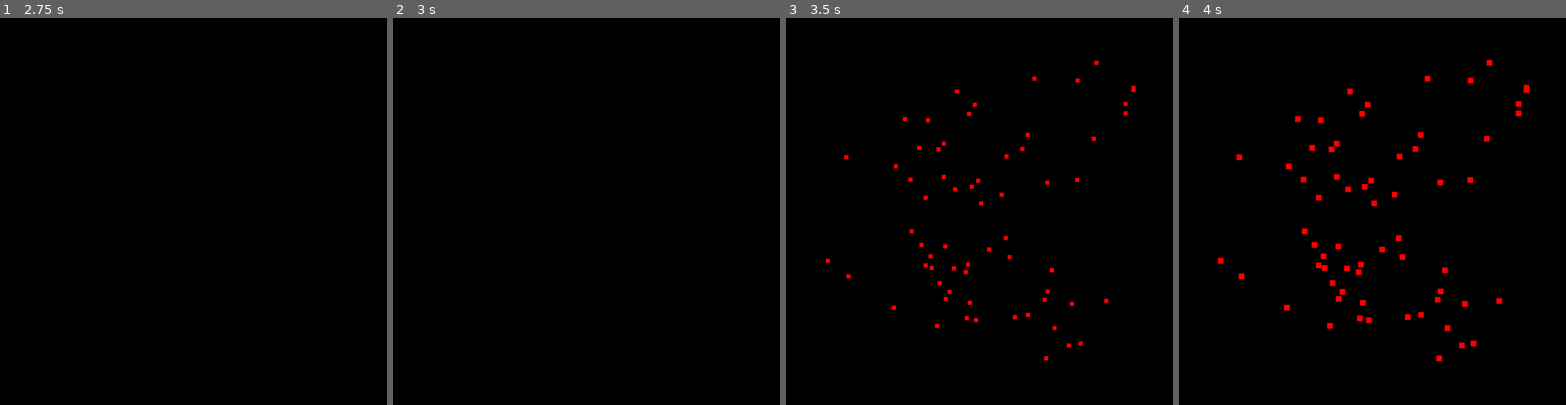
Above: before the commit, frames 1-4 (left to right).
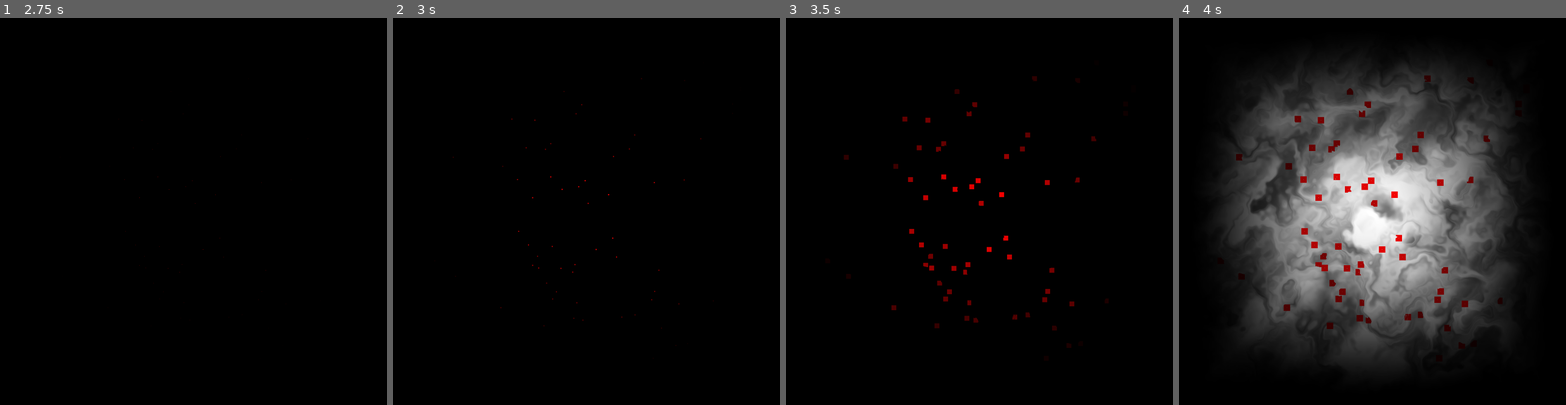
Above: after the commit, the same moments.

Repository: MichaelReel/ShaderChain
Game: Godot game, scene res://compact_scenes/click_advance_02/ClickAdvance02.tscn
Two runs of this game, one before a commit and one after it. Both use one fixed random seed, a clock stepped at 60 frames per second and the inputs below. The engine's default icon, where the game draws it, is replaced by a stand-in: a white triangle on a blue panel in a dark square.
Inputs (mouse positions are in pixels of both pictures, inside the frame that each line leads up to):
- Up to frame 1 (2.75 s): tap Enter at 0.5, 2 s; move the mouse to (278, 192) at 0.52 s; click (278, 192) at 0.67 s; tap Space at 1.25 s; move the mouse to (116, 230) at 1.27 s; click (116, 230) at 1.42 s; move the mouse to (232, 126) at 2.02 s; click (232, 126) at 2.17 s
- Up to frame 2 (3 s): tap Space at 2.75 s; move the mouse to (567, 288) at 2.77 s; click (567, 288) at 2.92 s
- Up to frame 3 (3.5 s): no input
- Up to frame 4 (4 s): move the mouse to (1488, 269) at 3.52 s; click (1488, 269) at 3.67 s

Frame 1 is identical in both runs. In frame 2, less than 0.1% of the frame differs, in the area x 10-90%, y 11-88%; in frame 3, 1.0%; in frame 4, 49%, in the area x 10-91%, y 10-90%.

Commit message:
Added a merge test and played with the fill a bit

Diff:
--- a/compact_scenes/click_advance_02/ClickAdvance.gd
+++ b/compact_scenes/click_advance_02/ClickAdvance.gd
@@ -18,10 +18,18 @@
 	{
 		"root": $Flooding/PuddleFiller,
 		"texture": "depression_points",
-		"capture": "puddles",
+		"shader_textures": {"height_map": "height_adjust"},
 		"feedback": "counter",
 		"min_feedback": 2,
+		"capture": "puddles",
 	},
+	{
+		"root": $Merging,
+		"shader_textures": {
+			"height_map": "height_adjust",
+			"puddle_map": "puddles",
+		},
+	}
 ]
 
 var captures : Dictionary = {}
--- a/compact_scenes/click_advance_02/ClickAdvance02.tscn
+++ b/compact_scenes/click_advance_02/ClickAdvance02.tscn
@@ -8,6 +8,7 @@
 [ext_resource path="res://compact_scenes/click_advance_02/flooding/puddle_filler.gdshader" type="Shader" id=6]
 [ext_resource path="res://compact_scenes/click_advance_02/flooding/black_texture.png" type="Texture" id=7]
 [ext_resource path="res://compact_scenes/click_advance_02/flooding/depression_points.gdshader" type="Shader" id=8]
+[ext_resource path="res://compact_scenes/click_advance_02/merge_maps.gdshader" type="Shader" id=9]
 
 [sub_resource type="ShaderMaterial" id=1]
 shader = ExtResource( 2 )
@@ -28,6 +29,10 @@
 
 [sub_resource type="ShaderMaterial" id=4]
 shader = ExtResource( 6 )
+
+[sub_resource type="ShaderMaterial" id=6]
+shader = ExtResource( 9 )
+shader_param/blend = 0.5
 
 [node name="ClickAdvance02" type="Control"]
 anchor_right = 1.0
@@ -141,4 +146,22 @@
 texture = ExtResource( 7 )
 stretch_mode = 1
 
+[node name="Merging" type="Control" parent="."]
+margin_right = 40.0
+margin_bottom = 40.0
+
+[node name="Viewport" type="Viewport" parent="Merging"]
+size = Vector2( 1024, 1024 )
+hdr = false
+disable_3d = true
+usage = 0
+render_target_v_flip = true
+
+[node name="TextureRect" type="TextureRect" parent="Merging/Viewport"]
+material = SubResource( 6 )
+anchor_right = 1.0
+anchor_bottom = 1.0
+texture = ExtResource( 7 )
+stretch_mode = 1
+
 [connection signal="timeout" from="RepeatDelayTimer" to="." method="_on_RepeatDelayTimer_timeout"]
--- a/compact_scenes/click_advance_02/flooding/puddle_filler.gdshader
+++ b/compact_scenes/click_advance_02/flooding/puddle_filler.gdshader
@@ -27,6 +27,15 @@
 	return high_red;
 }
 
+float lowest_red_near(sampler2D puddle_map, vec2 uv, vec2 sps) {
+	float lowest = 2.0;
+	for (int i = 0; i < dirs_1.length(); i++) {
+		float red = texture(puddle_map, uv + dirs_1[i] * sps).r;
+		lowest = min(red, lowest);
+	}
+	return lowest;
+}
+
 float lowest_unred_near(sampler2D puddle_map, sampler2D heights, vec2 uv, vec2 sps) {
 	float lowest = 2.0;
 	for (int i = 0; i < dirs_1.length(); i++) {
@@ -52,16 +61,18 @@
 	vec2 uv = UV;
 	vec2 sps = SCREEN_PIXEL_SIZE;
 
-	vec3 height_color = texture(height_map, uv).rgb;
+	float height = texture(height_map, uv).r;
 	vec3 in_color = texture(TEXTURE, uv).rgb;
-	vec3 puddle_color = vec3(0.0, 0.0, in_color.b);
-	float near_red = highest_red_near(TEXTURE, uv, sps);
-	float near_unred = lowest_unred_near(TEXTURE, height_map, uv, sps);
+	float high_near_red = highest_red_near(TEXTURE, uv, sps);
+	float low_near_red = lowest_red_near(TEXTURE, uv, sps);
+	float low_near_unred = lowest_unred_near(TEXTURE, height_map, uv, sps);
+
+	vec3 puddle_color = vec3(0.0, 0.0, 0.0);
 
 	// Fresh squares, if near a red (flooded) square that is higher, mark red
 	if (is_black(in_color)) {
-		if (height_color.r <= near_red) {
-			puddle_color.r = near_red;
+		if (height < high_near_red) {
+			puddle_color.r = high_near_red;
 		}
 	}
 
@@ -70,13 +81,5 @@
 		puddle_color.r = in_color.r;
 	}
 
-	// Contained, if this red is the highest and there is higher unflooded
-	// Raise this red up to the lowest unflooded nearby height
-	if (in_color.r > near_red && in_color.r > 0.0 && near_unred < 1.1) {
-		puddle_color.r = max(near_unred, in_color.r);
-	}
-
-
-
 	COLOR = vec4(puddle_color, 1.0);
 }
--- /dev/null
+++ b/compact_scenes/click_advance_02/merge_maps.gdshader
@@ -0,0 +1,20 @@
+shader_type canvas_item;
+
+
+uniform sampler2D height_map;
+uniform sampler2D puddle_map;
+uniform float blend = 0.5;
+
+void fragment() {
+	vec2 uv = UV;
+
+	vec4 map_height = texture(height_map, uv);
+	vec4 flow_color = texture(puddle_map, uv);
+
+	vec4 blended_color = map_height;
+	if (flow_color.r > map_height.r) {
+		blended_color = flow_color;
+	}
+
+	COLOR = blended_color;
+}
Not shown: 1 places in compact_scenes/click_advance_02/ClickAdvance02.tscn that only renumber resources
